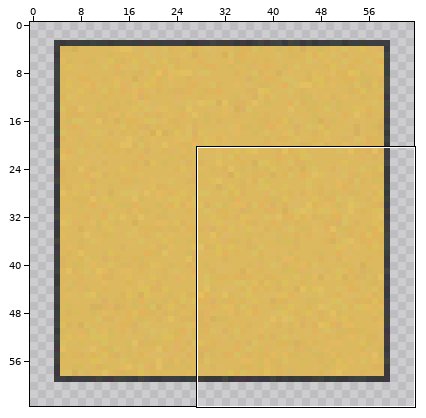
A pixel-art sprite gets an edit: Assets/Resources/Textures/House3.png. The picture above shows the old version from afar; the outline marks the close-up.
Close-up. Before the commit:
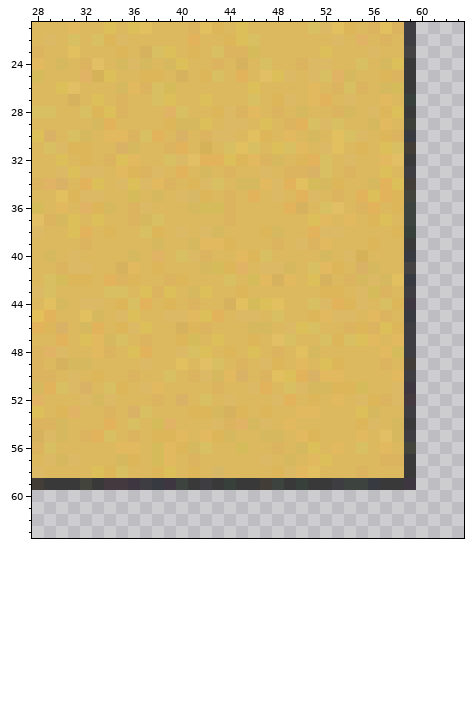
The file is 64x64 pixels. Colours within 5 levels of each other are drawn and written as one. Shown: x 28..63, y 21..63.
The result:
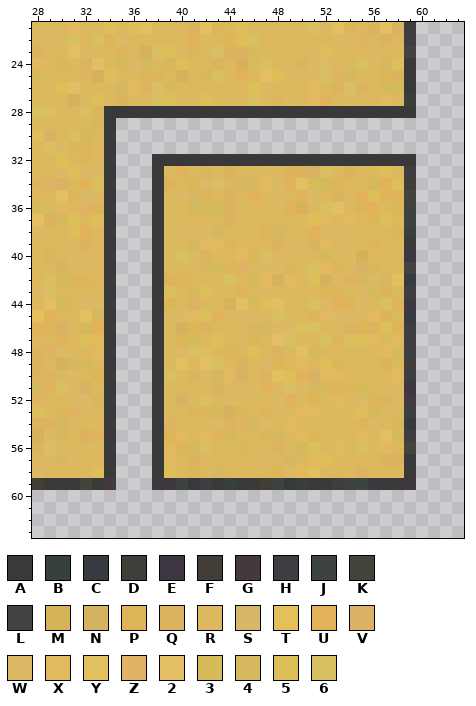
Palette (. is transparent): A #3a393a  B #37403b  C #373b41  D #3d4039  E #3e3742  F #433d38  G #44393f  H #3e3e42  J #3d4440  K #43453c  L #444243  M #d5b258  N #d6b25f  P #dcb659  Q #dcb35f  R #dcb95f  S #d6b866  T #e3c059  U #e2b35b  V #dab266  W #dcb965  X #e2b95f  Y #e2bf5f  Z #e1b365  2 #e2bf65  3 #d5bb59  4 #d6b95f  5 #ddbf59  6 #d8bf61
Edits made:
@@ x 28..63 @@
 27 RRRNR5RQRR65RR5RRR6RPWRXURWRRXRB....
-28 66RR6P5QRRRZ6RRPWQXRQR4RRQ4RWP5A....
-29 RRRRR4URRRRP445RWWR5RQU6W6RR4XRD....
-30 5VR64RXXQ6URVRQWWRYPRXR4RY6WRPQC....
-31 R6WPPRRV4RRQURMR6Y6R56XRWYRPR56F....
-32 RR5RPRQ5XRR6W2UU5PXQ4RPU6RWRRX2A....
-33 RRW5WWRXPQWRUR4RQRRWRQQV6RQRR5RH....
-34 QZVRU5RW5WXQRPW6R44XWUY34PRR4U5F....
-35 RRYPWWRR3R4RWSPRQRURWRUWRQRU5UPK....
-36 3RXRZP4RQWRRR433QRRRRUNR62RQURPJ....
-37 2Q45R5RRQ46RRRRRQRRRRRR5XRXRP5RJ....
-38 WRR5URPRR6PRWRW4RRRP4RRUWWRRRRPB....
-39 RRRRQRRRRR4RR4XXPRRRQRWQXRRRPRRA....
-40 R4RWRRRR4RZR6WQRRXP6RRRR4RWMRRRC....
-41 RRQWWRRNXRPRRR43PZRWW4R6XPRV4RRL....
-42 R63PPRUQPRRQPRRR6R3XNXR5NRQ4W4YC....
-43 W6RRRR66R5Q5R45RRPRRRRRRPPRW3QRH....
-44 RY4RWWRP6URPRQRRNY35YRR6WUPWR6PE....
-45 TURRY4RW5RRWWX5URWWR6RRPXWWRXQRC....
-46 UPVR4URPW5RRNPQRRR44RW56RRQPQ5PH....
-47 RRUR5X46RQRRP3R5RRPR26RR6P65XRXH....
-48 QZWRRXQR5URRW65RPR5RQRY4RRRRRX3H....
-49 QRN44RRRRWRRYR26RQRWPRXR5PRRRQRF....
-50 QQRWRPRRQRR6RQW4XVRQY5UVXXRRRRXH....
-51 4U6WVR6PRWXRRRRQRRWUR6W44PP3RRWE....
-52 ZRRRW4WRRRQRVR6RWRRRWURPRXRWPQWG....
-53 5RPZRRQRV6RRRPP4NPRPRRXXRRR54RRH....
-54 QQ4RRRUR6R3ZRRRWQZ4WRXRRRRRPWR4A....
-55 NW4RQU6RQRPPXRXP4RR44RXPRRRXR24H....
-56 Q6RRRRRXXR3XP46RR3RRQR45RXR6RXRK....
-57 RW4WRRR4PR3XRQRRRRRWR4RX5RRRRQQA....
-58 WRRRR5P6RRP5RPRSRRRRPWXYRRRQRRRA....
-59 FAAAKAGGEHCEJAHABAAFJABAAHJJCAAE....
+28 66RR6PAAAAAAAAAAAAAAAAAAAAAAAAAA....
+29 RRRRR4A.............................
+30 5VR64RA.............................
+31 R6WPPRA.............................
+32 RR5RPRA...AAAAAAAAAAAAAAAAAAAAAA....
+33 RRW5WWA...ARUR4RQRRWRQQV6RQRR5RH....
+34 QZVRU5A...AQRPW6R44XWUY34PRR4U5F....
+35 RRYPWWA...ARWSPRQRURWRUWRQRU5UPK....
+36 3RXRZPA...ARR433QRRRRUNR62RQURPJ....
+37 2Q45R5A...ARRRRRQRRRRRR5XRXRP5RJ....
+38 WRR5URA...ARWRW4RRRP4RRUWWRRRRPB....
+39 RRRRQRA...ARR4XXPRRRQRWQXRRRPRRA....
+40 R4RWRRA...AR6WQRRXP6RRRR4RWMRRRC....
+41 RRQWWRA...ARRR43PZRWW4R6XPRV4RRL....
+42 R63PPRA...AQPRRR6R3XNXR5NRQ4W4YC....
+43 W6RRRRA...A5R45RRPRRRRRRPPRW3QRH....
+44 RY4RWWA...APRQRRNY35YRR6WUPWR6PE....
+45 TURRY4A...AWWX5URWWR6RRPXWWRXQRC....
+46 UPVR4UA...ARNPQRRR44RW56RRQPQ5PH....
+47 RRUR5XA...ARP3R5RRPR26RR6P65XRXH....
+48 QZWRRXA...ARW65RPR5RQRY4RRRRRX3H....
+49 QRN44RA...ARYR26RQRWPRXR5PRRRQRF....
+50 QQRWRPA...A6RQW4XVRQY5UVXXRRRRXH....
+51 4U6WVRA...ARRRRQRRWUR6W44PP3RRWE....
+52 ZRRRW4A...ARVR6RWRRRWURPRXRWPQWG....
+53 5RPZRRA...ARRPP4NPRPRRXXRRR54RRH....
+54 QQ4RRRA...AZRRRWQZ4WRXRRRRRPWR4A....
+55 NW4RQUA...APXRXP4RR44RXPRRRXR24H....
+56 Q6RRRRA...AXP46RR3RRQR45RXR6RXRK....
+57 RW4WRRA...AXRQRRRRRWR4RX5RRRRQQA....
+58 WRRRR5A...A5RPRSRRRRPWXYRRRQRRRA....
+59 FAAAKAG...AEJAHABAAFJABAAHJJCAAE....
 60 ....................................
Where, in picture pixels (left, top, right, bottom), the same in both close-ups:
changed: (104, 106, 416, 490)
